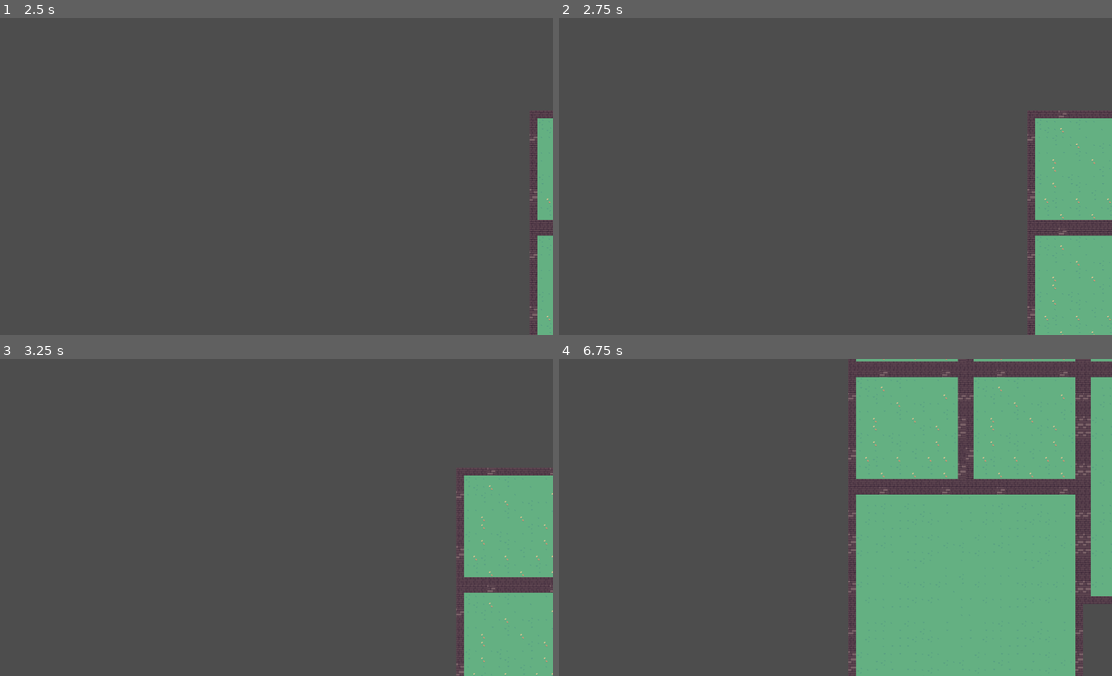
Above: before the commit, frames 1-4 (two rows, left to right).
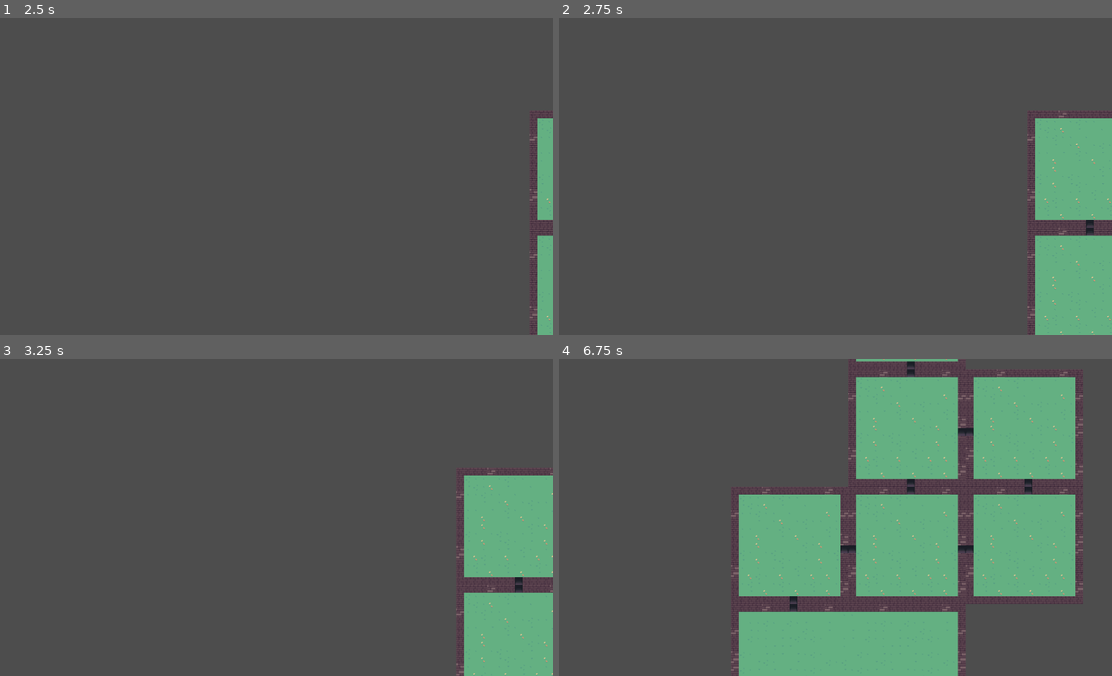
Above: after the commit, the same moments.

Repository: JohnHuber99/Black-Tower
Game: Godot game, scene res://black_tower_dungeon_map.tscn
The game is run twice, just before and just after one commit, with the same random seed, the same clock (stepped at 60 frames per second) and the same inputs.
Inputs:
- Up to frame 1 (2.5 s): tap Enter at 0.5, 2 s; hold K (down_camera) 0.53-1.28 s; tap Space at 1.25 s; tap J (left_camera) at 1.35 s; hold L (right_camera) from 2.03 s (still down)
- Up to frame 2 (2.75 s): keep holding L (right_camera)
- Up to frame 3 (3.25 s): release L (right_camera) at 2.78 s; tap I (up_camera) at 2.85 s
- Up to frame 4 (6.75 s): tap Space at 3.5, 6.5 s; hold K (down_camera) 3.53-4.28 s; tap J (left_camera) at 4.35 s; tap Enter at 5 s; hold L (right_camera) 5.03-5.78 s; tap I (up_camera) at 5.85 s; hold K (down_camera) from 6.53 s (still down)

Frame 1 is identical in both runs. In frame 2, less than 0.1% of the frame differs, in the area x 95-97%, y 63-69%; in frame 3, less than 0.1%; in frame 4, 22%, in the area x 31-100%, y 0-100%.

Commit message:
Created Door Spawning
Door spawning now works and is scalable

Diff:
--- a/DungeonRooms.gd
+++ b/DungeonRooms.gd
@@ -5,6 +5,7 @@
 const LONG_ROOM = preload("res://Rooms/Long_Room.tscn")
 const BIG_ROOM = preload("res://Rooms/Big_Room.tscn")
 const BOSS_ROOM = preload("res://Rooms/Big_Room.tscn")
+const DOOR = preload("res://Rooms/Door.tscn")
 
 # Dungeon Grid Conditions
 const WIDTH = 7
@@ -52,6 +53,8 @@
 var num_loops = 0
 var num_rooms = 1
 
+var room_size = 15
+
 #Creates x and y and centers them on the 2D Array
 const start_x = int(ceilf(float(WIDTH) / 2.0 )) - 1
 const start_y = int(ceilf(float(HEIGHT) / 2.0 )) - 1
@@ -94,6 +97,8 @@
 func spawn_dungeon():
 	var tile_size = 16  # Change this based on your actual tile size
 	var room_size = 15 * tile_size  # 15 tiles per room
+
+	# First, spawn rooms
 	for y in HEIGHT:
 		for x in WIDTH:
 			var room_type = dungeon[y][x]
@@ -119,31 +124,27 @@
 					add_child(room_instance)
 					room_instance.position = Vector2(x * room_size, y * room_size)
 
-func draw_dungeon():
-	var cell_size = 32  # Adjust size as needed
-	for y in range(HEIGHT):
-		for x in range(WIDTH):
-			var room_type = dungeon[y][x]
-			if room_type != EMPTY:
-				var color = Color(0.5, 0.5, 0.5)  # Default color for normal rooms
-				match room_type:
-					START:
-						color = Color(0, 1, 0)  # Green for start room
-					FINAL:
-						color = Color(1, 0, 0)  # Red for final room
-					TREASURE:
-						color = Color(1, 1, 0)  # Yellow for treasure
-					SHOP:
-						color = Color(0, 0, 1)  # Blue for shop
-					BOSS:
-						color = Color(0.5, 0, 0.5)  # Purple for boss
-
-				# Draw the room as a rectangle
-				var rect = ColorRect.new()
-				rect.color = color
-				rect.size = Vector2(cell_size, cell_size)
-				rect.position = Vector2(x * cell_size, y * cell_size)
-				add_child(rect)
+	# Now, spawn doors based on door_connection
+	for room_pos in room_connections.keys():
+		var room_world_pos = Vector2(room_pos.x * room_size, room_pos.y * room_size)
+
+		for neighbor in room_connections[room_pos]:
+			# Mark the doors as placed for both directions
+			var door_instance = DOOR.instantiate()
+			add_child(door_instance)
+
+			# Determine door placement at the midpoint of the shared wall
+			var offset = neighbor - room_pos
+
+			if offset == Vector2.UP:
+				door_instance.position = room_world_pos + Vector2(room_size / 2, 0) - Vector2(0, room_size - tile_size)
+			elif offset == Vector2.DOWN:
+				door_instance.position = room_world_pos - Vector2(0, tile_size) + Vector2(room_size / 2, room_size) - Vector2(0, room_size - tile_size)
+			elif offset == Vector2.LEFT:
+				door_instance.position = room_world_pos + Vector2(0, room_size / 2) - Vector2(0, room_size - tile_size)
+			elif offset == Vector2.RIGHT:
+				door_instance.position = room_world_pos - Vector2(tile_size, 0) + Vector2(room_size, room_size / 2) - Vector2(0, room_size - tile_size)
+
 
 #Generates the Dungeon
 func generate_dungeon():
@@ -250,7 +251,7 @@
 				isbigLeft = true
 
 	# Weighted Random Selection of if to add a Big Room or Long Room
-	if randf() < 1 and BIG in possible_types: # 1% Chance to add Big Room
+	if randf() < 0.01 and BIG in possible_types: # 1% Chance to add Big Room
 		if isbigLeft and isbigRight:
 			if randf() < 0.5:
 				placeBIGLeft(y, x)
@@ -418,7 +419,6 @@
 	var last_normal_room = null  # Stores the last NORMAL room found during BFS
 	var isBossLeft = false
 	var isBossRight = false
-	var isBossRoom = false
 
 	queue.append(start_room)
 
--- /dev/null
+++ b/Rooms/Door.tscn
@@ -0,0 +1,196 @@
+[gd_scene load_steps=5 format=3 uid="uid://b3ladofhl585s"]
+
+[ext_resource type="Texture2D" uid="uid://8um6ncdwrud3" path="res://Dungeon tileset.png" id="1_1vvux"]
+
+[sub_resource type="TileSetAtlasSource" id="TileSetAtlasSource_iu8q0"]
+texture = ExtResource("1_1vvux")
+0:0/0 = 0
+1:0/0 = 0
+2:0/0 = 0
+3:0/0 = 0
+4:0/0 = 0
+5:0/0 = 0
+6:0/0 = 0
+7:0/0 = 0
+8:0/0 = 0
+9:0/0 = 0
+10:0/0 = 0
+11:0/0 = 0
+12:0/0 = 0
+13:0/0 = 0
+17:0/0 = 0
+18:0/0 = 0
+20:0/0 = 0
+21:0/0 = 0
+22:0/0 = 0
+0:1/0 = 0
+1:1/0 = 0
+2:1/0 = 0
+3:1/0 = 0
+4:1/0 = 0
+5:1/0 = 0
+6:1/0 = 0
+7:1/0 = 0
+8:1/0 = 0
+9:1/0 = 0
+11:1/0 = 0
+12:1/0 = 0
+13:1/0 = 0
+17:1/0 = 0
+20:1/0 = 0
+21:1/0 = 0
+22:1/0 = 0
+23:1/0 = 0
+0:2/0 = 0
+1:2/0 = 0
+2:2/0 = 0
+3:2/0 = 0
+4:2/0 = 0
+5:2/0 = 0
+6:2/0 = 0
+7:2/0 = 0
+8:2/0 = 0
+9:2/0 = 0
+12:2/0 = 0
+13:2/0 = 0
+14:2/0 = 0
+15:2/0 = 0
+20:2/0 = 0
+21:2/0 = 0
+22:2/0 = 0
+23:2/0 = 0
+0:3/0 = 0
+1:3/0 = 0
+2:3/0 = 0
+3:3/0 = 0
+4:3/0 = 0
+5:3/0 = 0
+6:3/0 = 0
+7:3/0 = 0
+8:3/0 = 0
+9:3/0 = 0
+10:3/0 = 0
+11:3/0 = 0
+12:3/0 = 0
+0:4/0 = 0
+1:4/0 = 0
+2:4/0 = 0
+3:4/0 = 0
+4:4/0 = 0
+5:4/0 = 0
+6:4/0 = 0
+7:4/0 = 0
+8:4/0 = 0
+9:4/0 = 0
+10:4/0 = 0
+11:4/0 = 0
+12:4/0 = 0
+15:4/0 = 0
+0:5/0 = 0
+1:5/0 = 0
+2:5/0 = 0
+3:5/0 = 0
+4:5/0 = 0
+5:5/0 = 0
+6:5/0 = 0
+7:5/0 = 0
+8:5/0 = 0
+9:5/0 = 0
+10:5/0 = 0
+11:5/0 = 0
+12:5/0 = 0
+13:5/0 = 0
+0:6/0 = 0
+1:6/0 = 0
+2:6/0 = 0
+3:6/0 = 0
+4:6/0 = 0
+5:6/0 = 0
+7:6/0 = 0
+8:6/0 = 0
+9:6/0 = 0
+10:6/0 = 0
+11:6/0 = 0
+12:6/0 = 0
+13:6/0 = 0
+0:7/0 = 0
+1:7/0 = 0
+2:7/0 = 0
+3:7/0 = 0
+4:7/0 = 0
+5:7/0 = 0
+6:7/0 = 0
+8:7/0 = 0
+0:8/0 = 0
+1:8/0 = 0
+2:8/0 = 0
+3:8/0 = 0
+4:8/0 = 0
+5:8/0 = 0
+6:8/0 = 0
+7:8/0 = 0
+8:8/0 = 0
+9:8/0 = 0
+10:8/0 = 0
+11:8/0 = 0
+12:8/0 = 0
+0:9/0 = 0
+1:9/0 = 0
+2:9/0 = 0
+4:9/0 = 0
+5:9/0 = 0
+6:9/0 = 0
+7:9/0 = 0
+8:9/0 = 0
+9:9/0 = 0
+10:9/0 = 0
+11:9/0 = 0
+12:9/0 = 0
+0:10/0 = 0
+1:10/0 = 0
+2:10/0 = 0
+3:10/0 = 0
+4:10/0 = 0
+5:10/0 = 0
+6:10/0 = 0
+7:10/0 = 0
+8:10/0 = 0
+9:10/0 = 0
+10:10/0 = 0
+11:10/0 = 0
+12:10/0 = 0
+13:10/0 = 0
+14:10/0 = 0
+0:11/0 = 0
+1:11/0 = 0
+2:11/0 = 0
+4:11/0 = 0
+5:11/0 = 0
+6:11/0 = 0
+7:11/0 = 0
+8:11/0 = 0
+9:11/0 = 0
+10:11/0 = 0
+11:11/0 = 0
+12:11/0 = 0
+13:11/0 = 0
+14:11/0 = 0
+
+[sub_resource type="TileSet" id="TileSet_cuixy"]
+sources/0 = SubResource("TileSetAtlasSource_iu8q0")
+
+[sub_resource type="CapsuleShape2D" id="CapsuleShape2D_jbk66"]
+radius = 11.0
+height = 22.0
+
+[node name="Door" type="Node2D"]
+
+[node name="TileMapLayer" type="TileMapLayer" parent="."]
+tile_map_data = PackedByteArray(0, 0, 0, 0, 255, 255, 0, 0, 9, 0, 1, 0, 0, 0)
+tile_set = SubResource("TileSet_cuixy")
+
+[node name="StaticBody2D" type="StaticBody2D" parent="."]
+
+[node name="CollisionShape2D" type="CollisionShape2D" parent="StaticBody2D"]
+position = Vector2(8, -8)
+shape = SubResource("CapsuleShape2D_jbk66")
--- a/black_tower_dungeon_map.tscn
+++ b/black_tower_dungeon_map.tscn
@@ -1,11 +1,12 @@
-[gd_scene load_steps=7 format=3 uid="uid://dcb2mgjnpto4f"]
+[gd_scene load_steps=8 format=3 uid="uid://dcb2mgjnpto4f"]
 
-[ext_resource type="Script" path="res://camera_2d.gd" id="2_moeqb"]
+[ext_resource type="Script" uid="uid://chhocq4ajec5b" path="res://camera_2d.gd" id="2_moeqb"]
 [ext_resource type="PackedScene" uid="uid://fwh7s1rxc85i" path="res://Rooms/Normal_Room.tscn" id="2_x6iiq"]
 [ext_resource type="PackedScene" uid="uid://beqodim8out42" path="res://Rooms/Long_Room.tscn" id="3_yeb0g"]
 [ext_resource type="PackedScene" uid="uid://cp7k1vt1f3ge5" path="res://Rooms/Big_Room.tscn" id="4_btf2l"]
-[ext_resource type="Script" path="res://DungeonRooms.gd" id="4_u276a"]
+[ext_resource type="Script" uid="uid://dmru7ohnl1p0k" path="res://DungeonRooms.gd" id="4_u276a"]
 [ext_resource type="PackedScene" uid="uid://cyxsij02d8ebb" path="res://Rooms/Boss_Room.tscn" id="5_2gdme"]
+[ext_resource type="PackedScene" uid="uid://b3ladofhl585s" path="res://Rooms/Door.tscn" id="7_tnaq5"]
 
 [node name="Black Tower Dungeon Map" type="Node2D"]
 
@@ -25,3 +26,6 @@
 visible = false
 
 [node name="Boss_Room" parent="." instance=ExtResource("5_2gdme")]
+
+[node name="Door" parent="." instance=ExtResource("7_tnaq5")]
+visible = false
--- a/project.godot
+++ b/project.godot
@@ -12,7 +12,7 @@
 
 config/name="Black Tower"
 run/main_scene="res://black_tower_dungeon_map.tscn"
-config/features=PackedStringArray("4.3", "Forward Plus")
+config/features=PackedStringArray("4.4", "Forward Plus")
 config/icon="res://icon.svg"
 
 [dotnet]
Not shown, added: DoorOrderSpawn.gd.uid
Not shown, added: DungeonRooms.gd.uid
Not shown, added: camera_2d.gd.uid
Not shown, added: black_tower_dungeon_map.tscn1778979095.tmp
Not shown, added: black_tower_dungeon_map.tscn1783458800.tmp
Not shown, added: black_tower_dungeon_map.tscn4613949708.tmp
